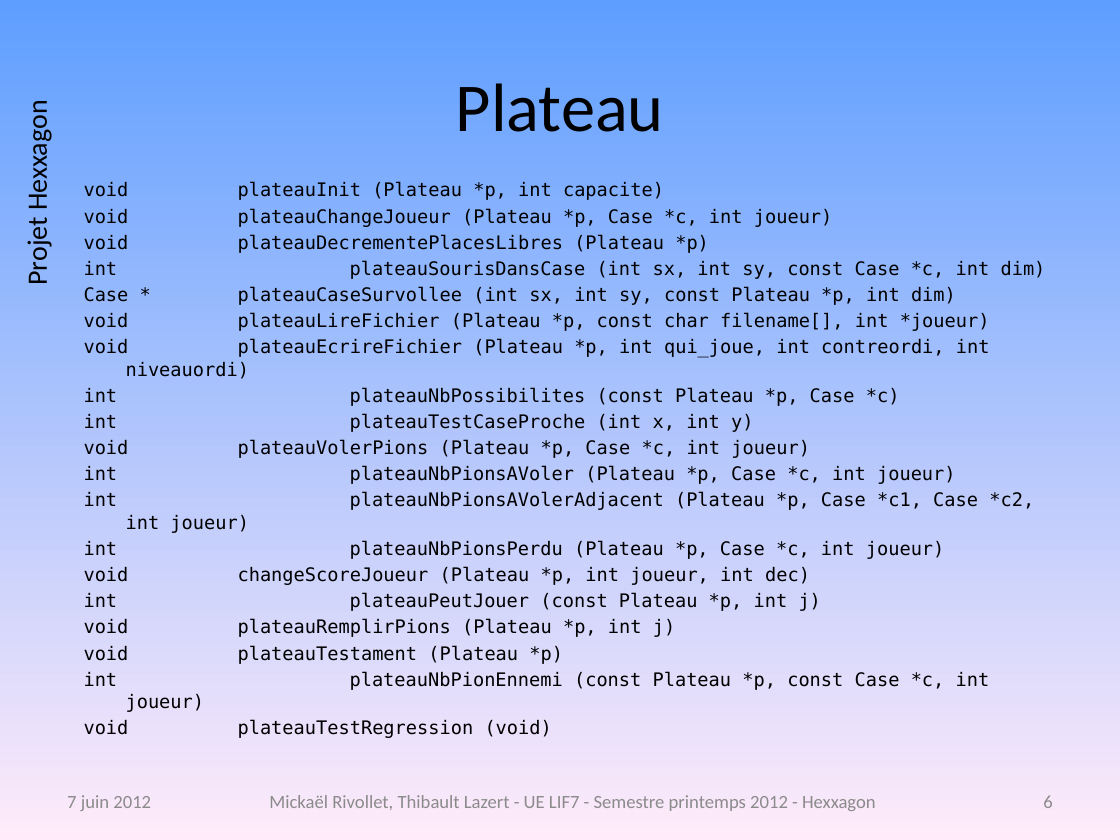
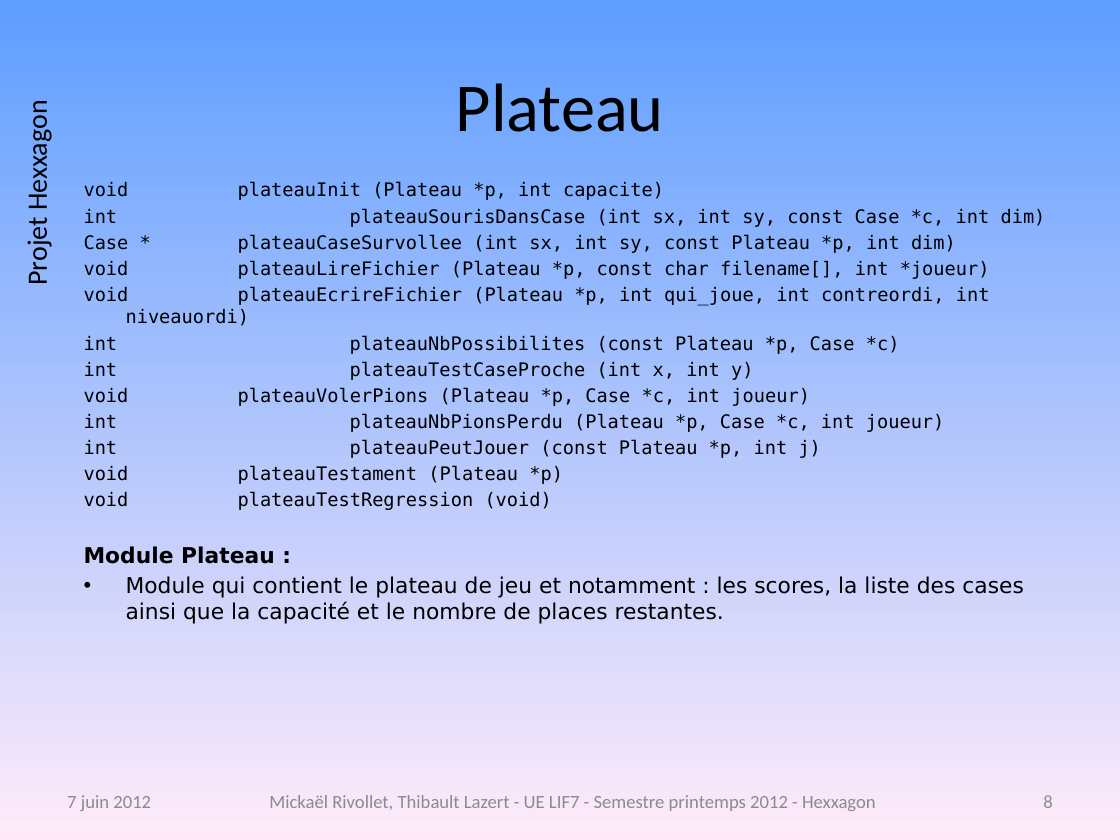
Before and after one commit to freeman1987/lazert-rivollet-lif7, a slide deck: slide 8 of projet/doc/presentation-projet.pptx (slide 6 before the commit). Drawn at 1120x840 pixels with LibreOffice and Linux fonts; fonts in the diff are those of the drawing; background and template pictures are left out. Boxes give left, top, right and bottom in pixels: in the first picture for what was removed or moved away, otherwise in the second. Text is boxed around its words. In the diff, an @@ line names an element or a change of style, - is before the commit and + after.

Commit message:
Diagramme des modules + fichier pour la présentation

```diff
--- a/projet/doc/presentation-projet.pptx
+++ b/projet/doc/presentation-projet.pptx
@@ text at [84, 208, 833, 253]: paragraphs removed @@
-void plateauChangeJoueur (Plateau *p, Case *c, int joueur)
-void plateauDecrementePlacesLibres (Plateau *p)
@@ text at [84, 466, 1034, 533]: paragraphs removed @@
-int plateauNbPionsAVoler (Plateau *p, Case *c, int joueur)
-int plateauNbPionsAVolerAdjacent (Plateau *p, Case *c1, Case *c2, int joueur)
@@ text at [84, 566, 810, 585]: paragraph removed @@
-void changeScoreJoueur (Plateau *p, int joueur, int dec)
@@ text at [84, 546, 1023, 624]: paragraphs added @@
+Module Plateau :
+• Module qui contient le plateau de jeu et notamment : les scores, la liste des cases ainsi que la capacité et le nombre de places restantes.
@@ text at [84, 619, 675, 637]: paragraph removed @@
-void plateauRemplirPions (Plateau *p, int j)
@@ text at [84, 671, 990, 712]: paragraph removed @@
-int plateauNbPionEnnemi (const Plateau *p, const Case *c, int joueur)
@@ page number at [1043, 795, 1052, 808]: text changed @@
-6
+8
```
Also in this commit, not shown: 12 other slides changed, 4 slides added, 3 other files.
